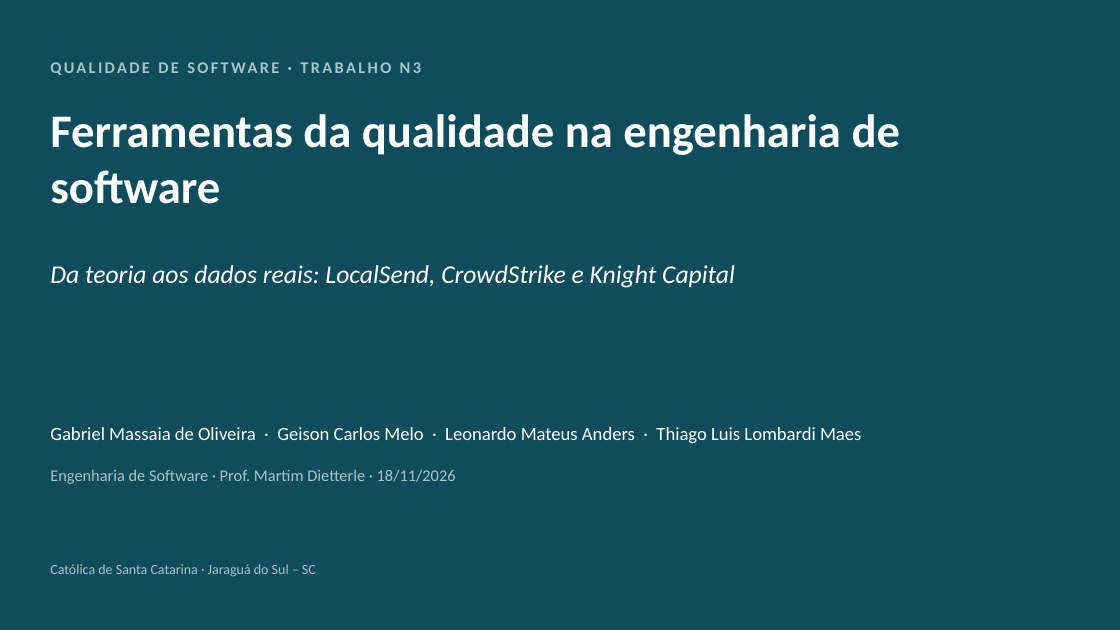
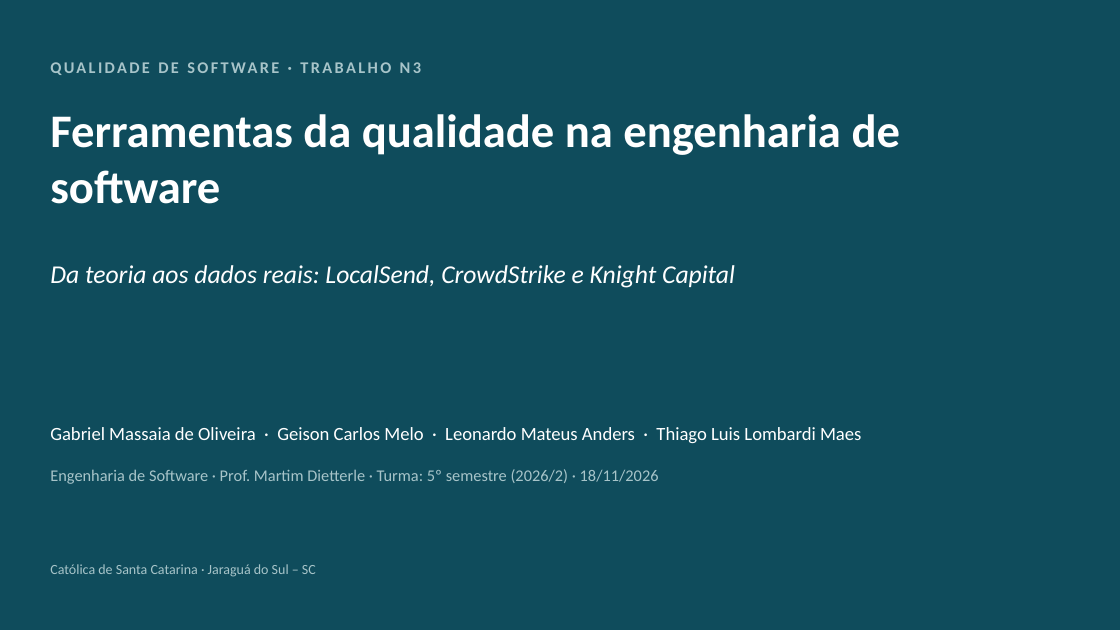
Before and after one commit to geison-melo/software-engineering, a slide deck: slide 1 of 5-semestre/qualidade-de-software/Trabalho N3/Apresentação N3 - Ferramentas da Qualidade.pptx. Drawn at 1120x630 pixels with LibreOffice and Linux fonts; fonts in the diff are those of the drawing. Boxes give left, top, right and bottom in pixels: in the first picture for what was removed or moved away, otherwise in the second. Text is boxed around its words. In the diff, an @@ line names an element or a change of style, - is before the commit and + after.

Commit message:
docs: inclui a turma na capa do relatório e no slide de abertura

```diff
--- a/5-semestre/qualidade-de-software/Trabalho N3/Apresentação N3 - Ferramentas da Qualidade.pptx
+++ b/5-semestre/qualidade-de-software/Trabalho N3/Apresentação N3 - Ferramentas da Qualidade.pptx
@@ text at box(50, 469, 659, 484): text changed @@
-Engenharia de Software · Prof. Martim Dietterle · 18/11/2026
+Engenharia de Software · Prof. Martim Dietterle · Turma: 5º semestre (2026/2) · 18/11/2026
```
Also in this commit, not shown: 4 other files.
